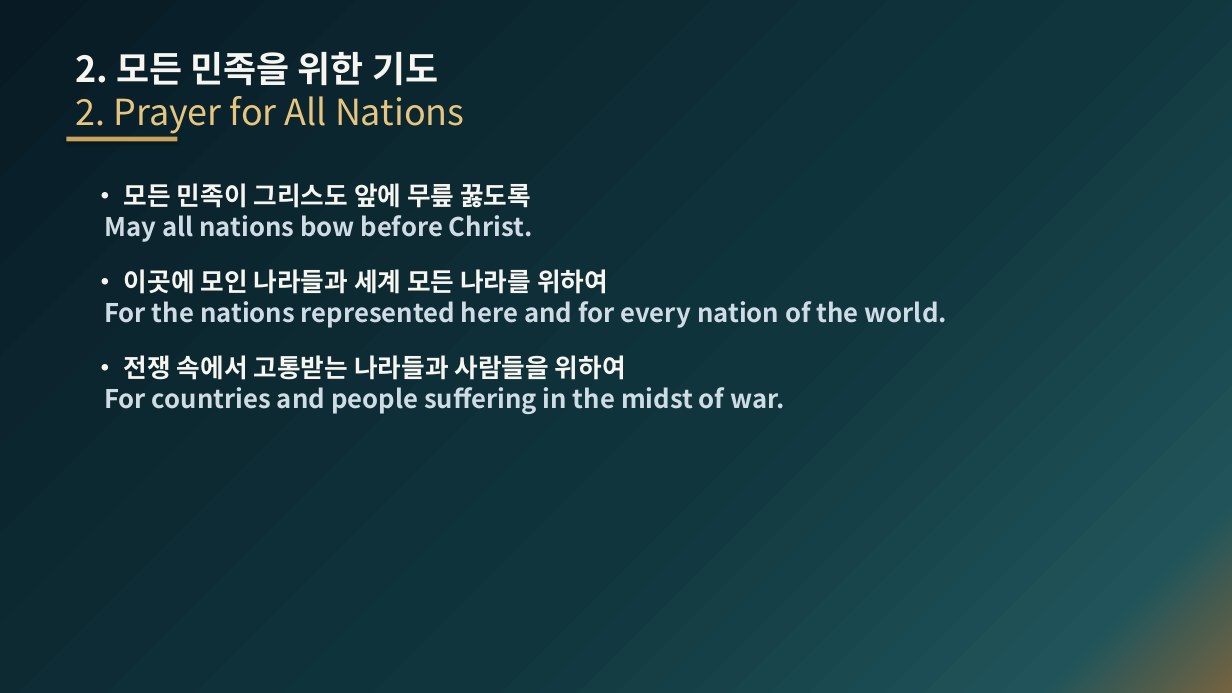
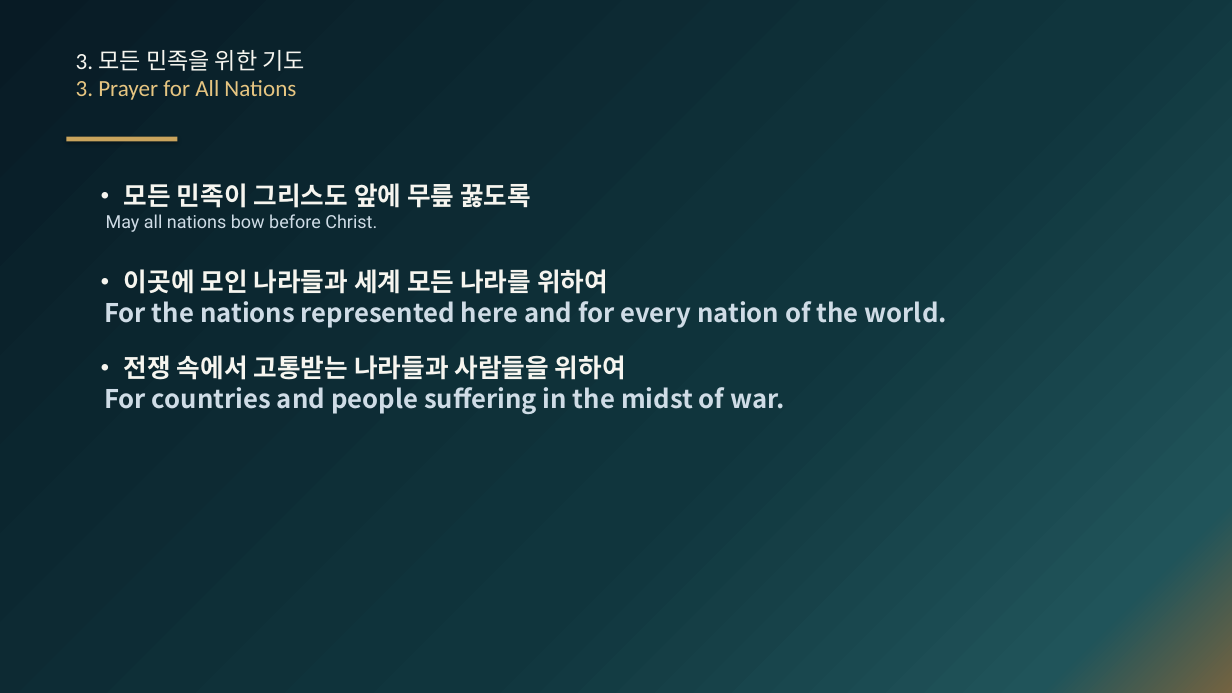
Before and after one commit to onestopoms-han/Arise-Next-Gen, a slide deck: slide 7 of 어라이즈 넥스트젠 2026.10 [1].pptx (slide 6 before the commit). Drawn at 1232x693 pixels with LibreOffice and Linux fonts; fonts in the diff are those of the drawing. Boxes give left, top, right and bottom in pixels: in the first picture for what was removed or moved away, otherwise in the second. Text is boxed around its words. In the diff, an @@ line names an element or a change of style, - is before the commit and + after.

Commit message:
feat: 공동 기도문 4대 체계 개편 (1. 메시지 기도 신설 및 폰트 최대화, 2. 나를 위한 기도 원본 복원 및 2~4 고정) - PDF·PPTX·모달·웹 동기화

```diff
--- a/어라이즈 넥스트젠 2026.10 [1].pptx
+++ b/어라이즈 넥스트젠 2026.10 [1].pptx
@@ text at [76,50,306,100]: text changed; size 28 to 18 pt; font Noto Sans CJK KR to Calibri @@
-2. 모든 민족을 위한 기도
-2. Prayer for All Nations
+3. 모든 민족을 위한 기도
+3. Prayer for All Nations
@@ text at [106,214,377,232]: size 20 to 14 pt, font Noto Sans CJK KR to Roboto, bold off in "May all nations bow before Christ." @@
```
Also in this commit, not shown: 2 other slides changed, 1 slide added, 4 other files.
